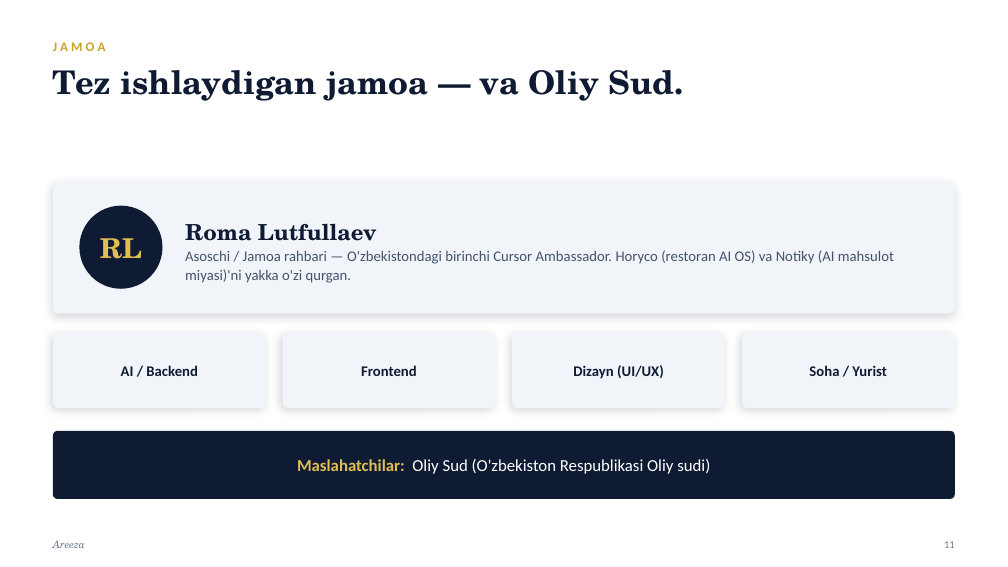
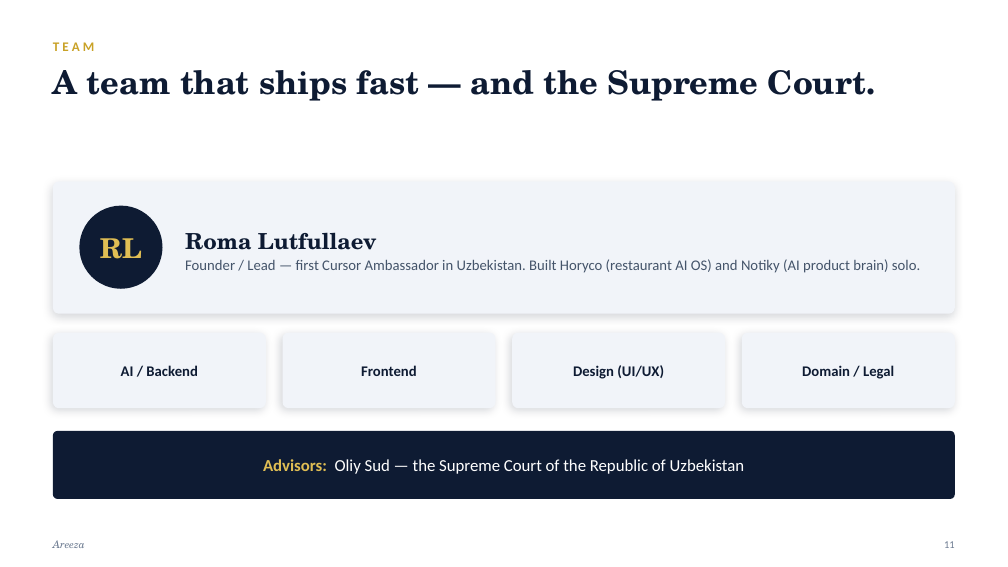
Before and after one commit to romaluev/areeza, a slide deck: slide 11 of docs/areeza-deck.pptx. Drawn at 1008x567 pixels with LibreOffice and Linux fonts; fonts in the diff are those of the drawing. Boxes give left, top, right and bottom in pixels: in the first picture for what was removed or moved away, otherwise in the second. Text is boxed around its words. In the diff, an @@ line names an element or a change of style, - is before the commit and + after.

```diff
--- a/docs/areeza-deck.pptx
+++ b/docs/areeza-deck.pptx
@@ text at <box>53,42,95,51</box>: text changed @@
-JAMOA
+TEAM
@@ text at <box>53,70,876,101</box>: text changed @@
-Tez ishlaydigan jamoa — va Oliy Sud.
+A team that ships fast — and the Supreme Court.
@@ text at <box>185,259,920,273</box>: text changed @@
-Asoschi / Jamoa rahbari — O'zbekistondagi birinchi Cursor Ambassador. Horyco (restoran AI OS) va Notiky (AI mahsulot miyasi)'ni yakka o'zi qurgan.
+Founder / Lead — first Cursor Ambassador in Uzbekistan. Built Horyco (restaurant AI OS) and Notiky (AI product brain) solo.
@@ text at <box>573,365,664,379</box>: text changed @@
-Dizayn (UI/UX)
+Design (UI/UX)
@@ text at <box>802,365,894,379</box>: text changed @@
-Soha / Yurist
+Domain / Legal
@@ text at <box>263,459,745,474</box>: text changed @@
-Maslahatchilar: Oliy Sud (O'zbekiston Respublikasi Oliy sudi)
+Advisors: Oliy Sud — the Supreme Court of the Republic of Uzbekistan
```
Also in this commit, not shown: 4 other slides changed, 7 slides added, 7 slides removed, 4 other files.
